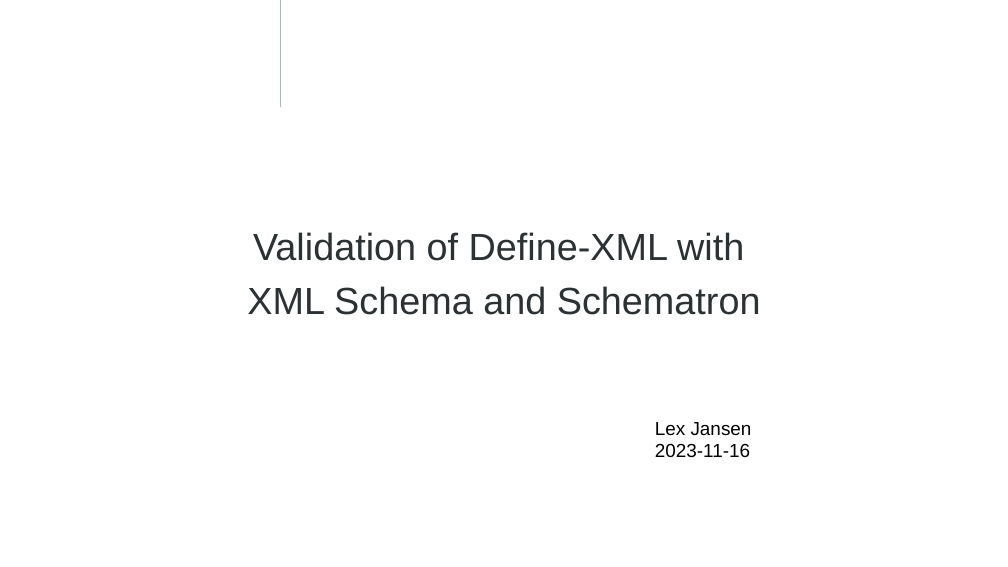
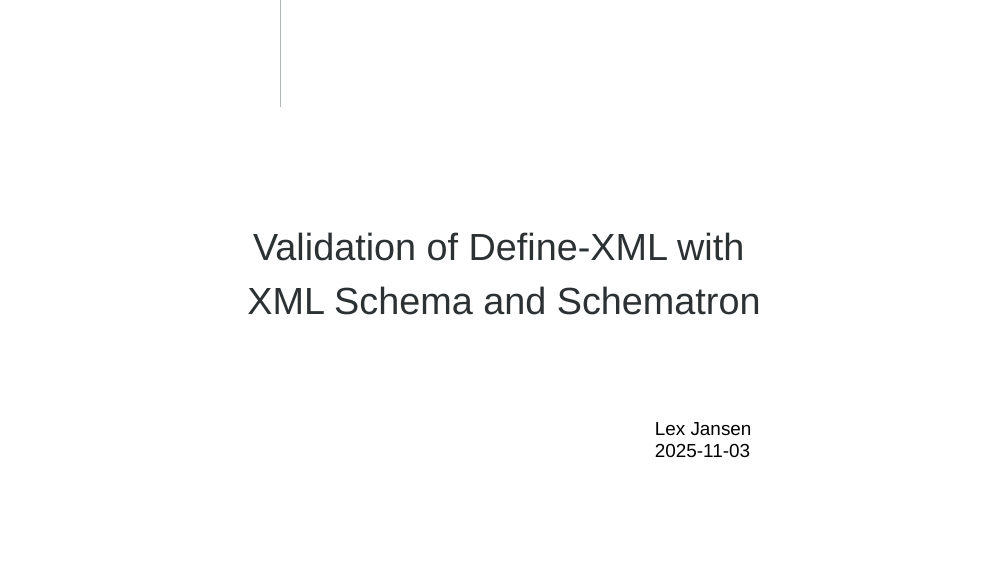
Before and after one commit to lexjansen/schematron4define, a slide deck: slide 1 of documents/validating_define-xml.pptx. Drawn at 1008x567 pixels with LibreOffice and Linux fonts; fonts in the diff are those of the drawing. Boxes give left, top, right and bottom in pixels: in the first picture for what was removed or moved away, otherwise in the second. Text is boxed around its words. In the diff, an @@ line names an element or a change of style, - is before the commit and + after.

```diff
--- a/documents/validating_define-xml.pptx
+++ b/documents/validating_define-xml.pptx
@@ text at box(655, 443, 750, 458): text changed @@
-2023-11-16
+2025-11-03
```
Also in this commit, not shown: 1 other slide changed, 3 other files.
